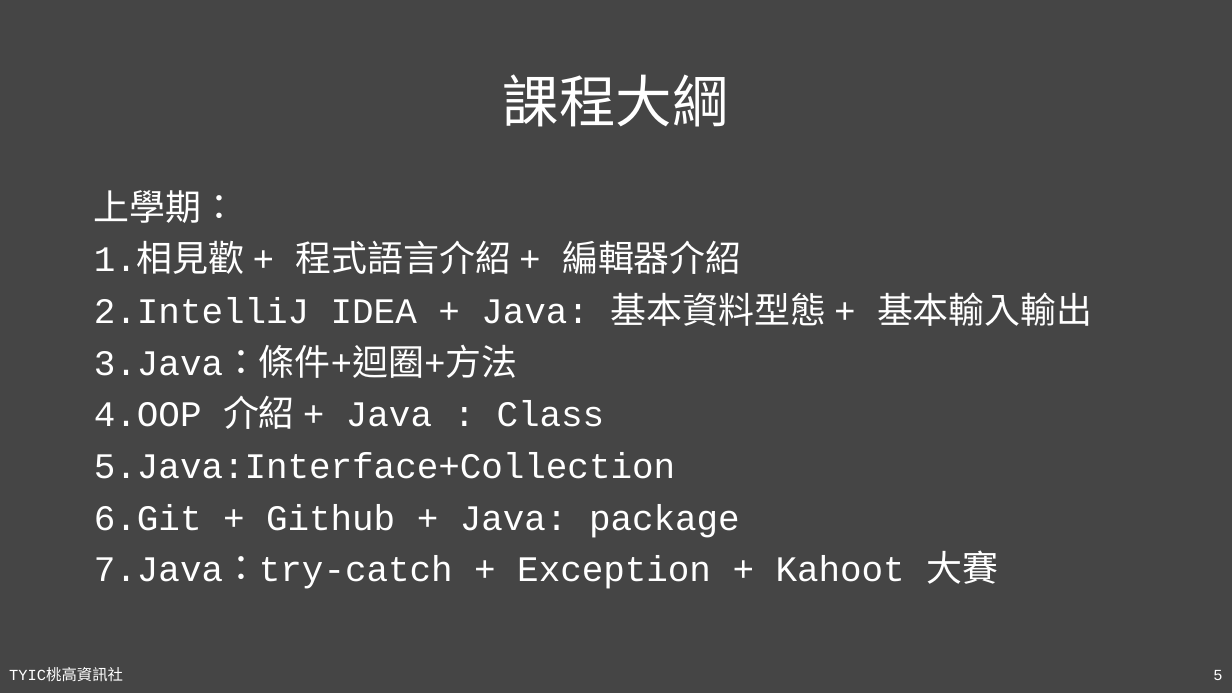
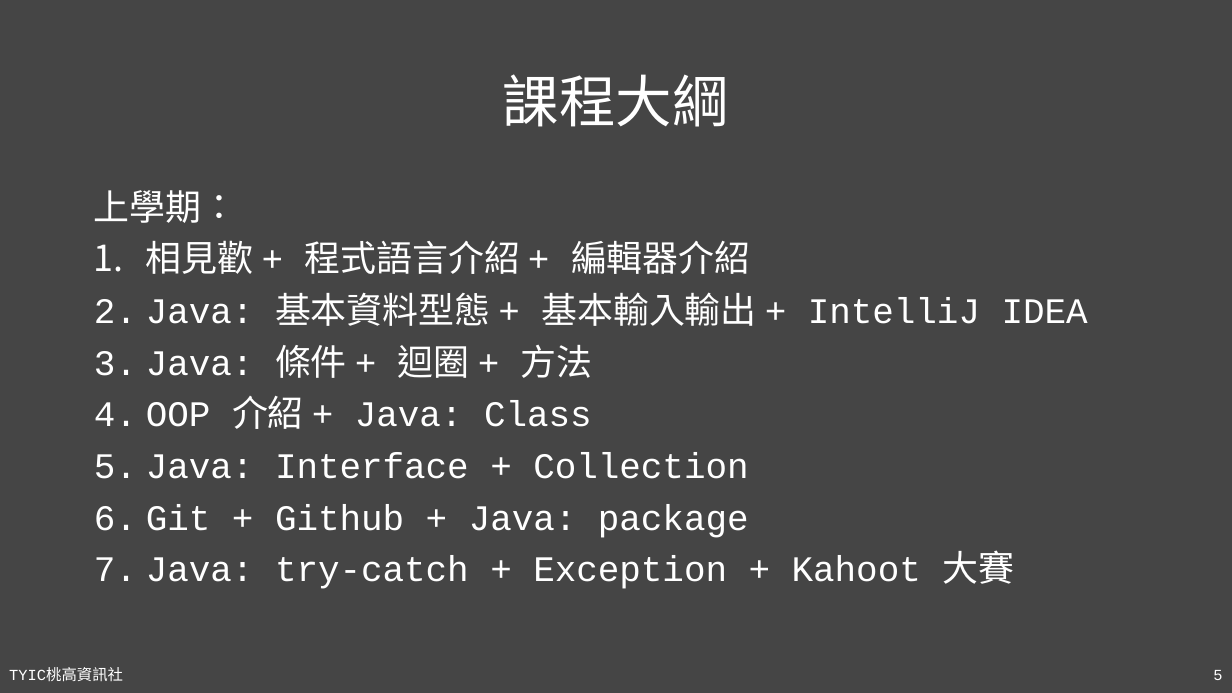
Before and after one commit to TYSHIC/slides, a slide deck: slide 5 of powerpoint/01_基本事項.pptx. Drawn at 1232x693 pixels with LibreOffice and Linux fonts; fonts in the diff are those of the drawing. Boxes give left, top, right and bottom in pixels: in the first picture for what was removed or moved away, otherwise in the second. Text is boxed around its words. In the diff, an @@ line names an element or a change of style, - is before the commit and + after.

Commit message:
05_IntelliJ IDEA

```diff
--- a/powerpoint/01_基本事項.pptx
+++ b/powerpoint/01_基本事項.pptx
@@ text at (x1=146, y1=240, x2=1088, y2=589): text changed @@
-1.相見歡 + 程式語言介紹 + 編輯器介紹
-2.IntelliJ IDEA + Java: 基本資料型態 + 基本輸入輸出
-3.Java：條件+迴圈+方法
-4.OOP 介紹 + Java : Class
-5.Java:Interface+Collection
-6.Git + Github + Java: package
-7.Java：try-catch + Exception + Kahoot 大賽
+1. 相見歡 + 程式語言介紹 + 編輯器介紹
+2. Java: 基本資料型態 + 基本輸入輸出 + IntelliJ IDEA
+3. Java: 條件 + 迴圈 + 方法
+4. OOP 介紹 + Java: Class
+5. Java: Interface + Collection
+6. Git + Github + Java: package
+7. Java: try-catch + Exception + Kahoot 大賽
```
Also in this commit, not shown: 1 other slide changed, 5 other files.
